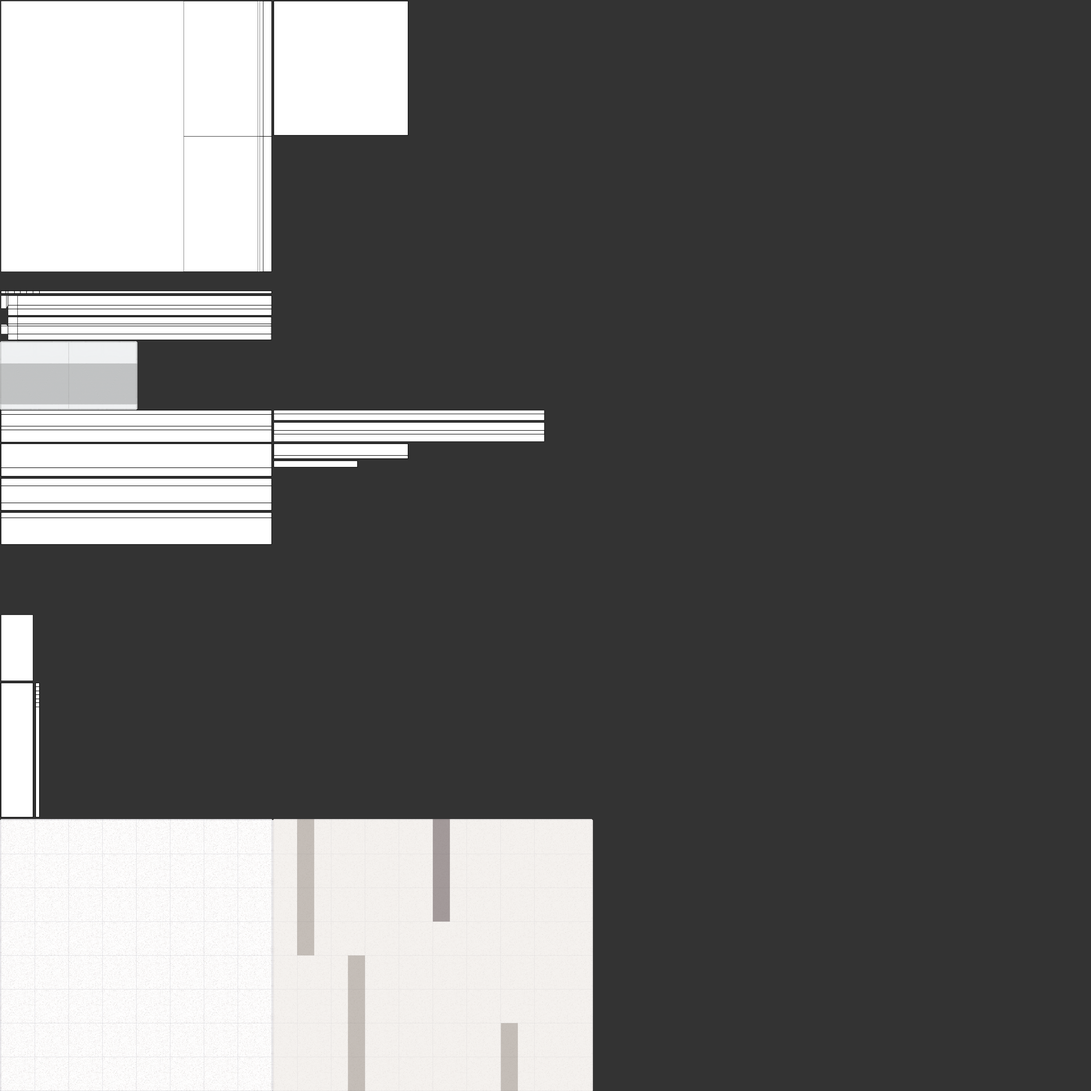
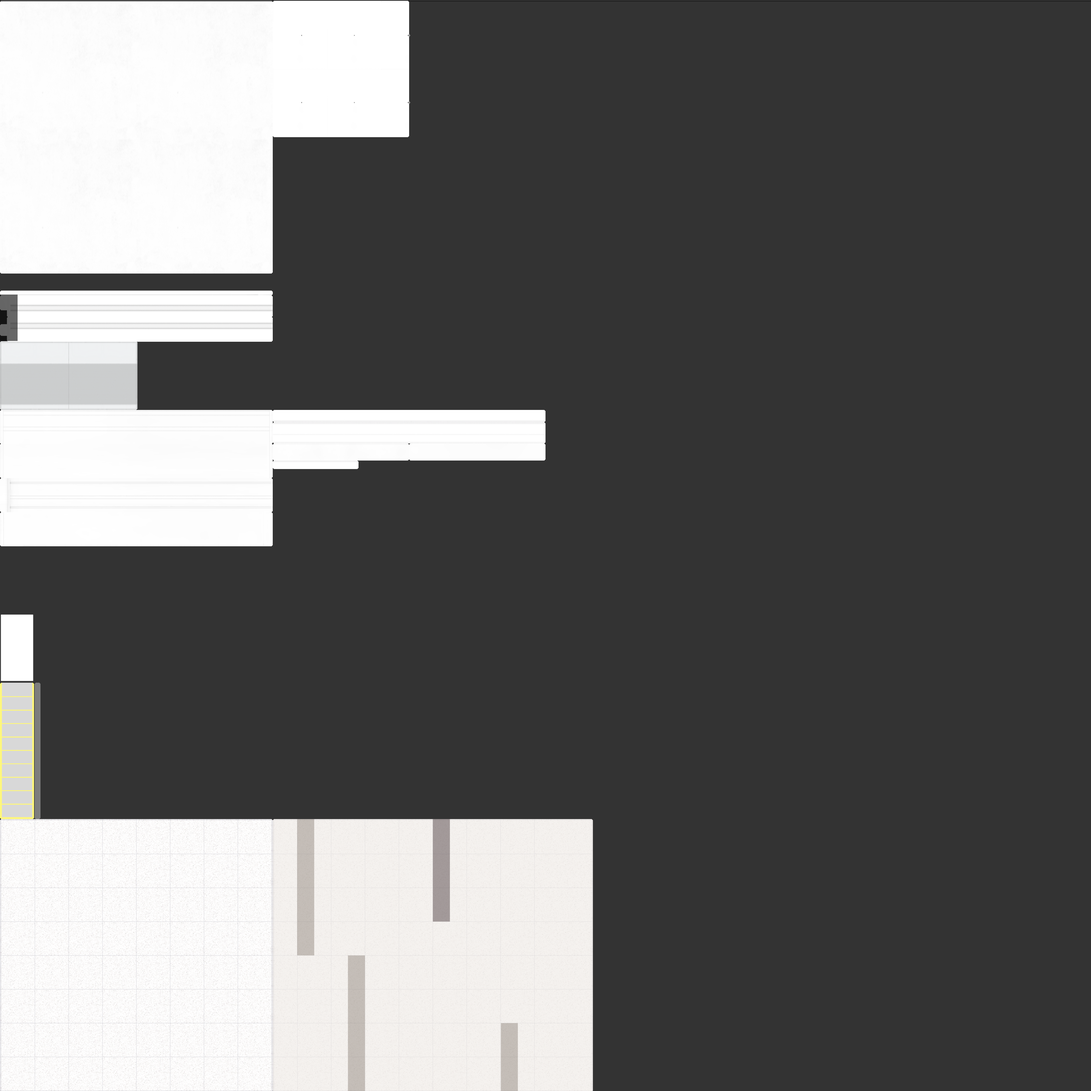
Revision of a layered 1091 × 1091 image; what changed, layer by layer:
"AirportConcourse L1 AO": opacity 100% → 50%, painted on it over (0, 0, 1091, 820)
added layer "moving walkway endcap" (multiply) above "AirportConcourse L1 CR" over (0, 294, 18, 342)
painted on "AirportConcourse L1 CR" over (0, 0, 546, 820)
painted on "AirportConcourse L1 UV" over (0, 0, 593, 820)
